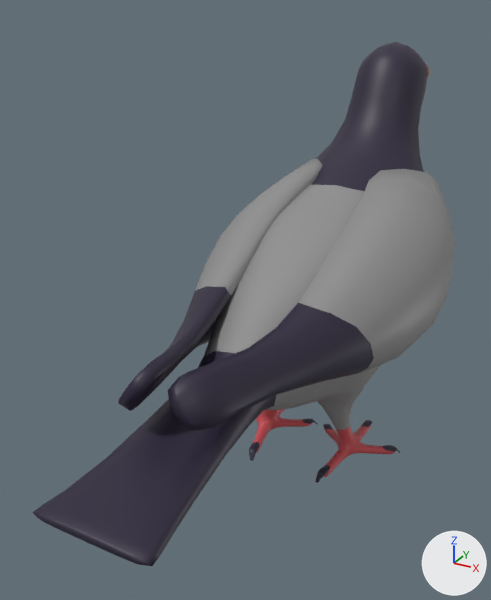
An edit to the glTF model events/bird_on_rock/glb/bird.glb, drawn before and after from the same camera.
Before and after are seen from a 50 mm camera at (0.231, -0.583, 0.451) aimed at (-0.038, -0.095, 0.207). Arrows for +X, +Y and +Z are at lower right; the lights stay in place. The first picture is the older version. Vertices at exactly the same position are counted once.

Objects in the first picture: 'BirdBody', 'BirdWings'.
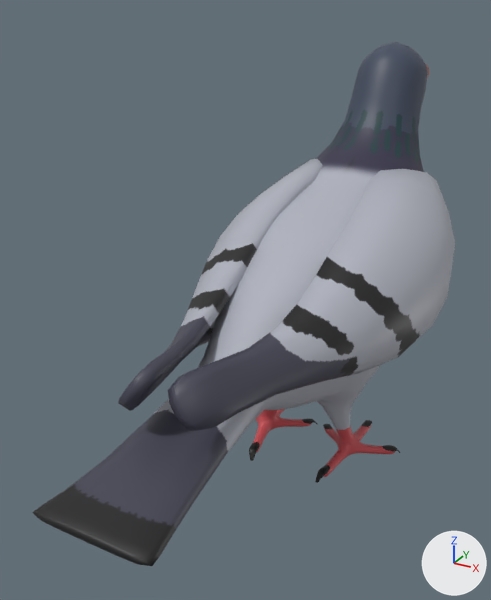
The newer file is also turned or shifted as a whole; pictures and numbers use the older file's frame.

Where the change shows, as pixel boxes (x1, y1, x2, y2) in the pictures (491 x 600 px; the box of a moved part takes in the faces that stretch with it):
'BirdBody', surface changed (lighter)
    both: (33, 42, 429, 566)
'BirdWings', surface changed
    both: (118, 159, 455, 430)
part 1 of me_mesh, reshaped
    both: (316, 140, 424, 172)
part 2 of me_mesh, recoloured
    both: (33, 42, 428, 566)
part 3 of me_cube_002, moved or reshaped
    both: (168, 373, 199, 430)
part 4 of me_cube_002, surface changed
    both: (118, 159, 455, 430)
part 5 of me_cube_002, recoloured (lighter)
    both: (118, 286, 374, 430)

The change, as a diff of the scene's bpy script:
```diff
--- a/events/bird_on_rock/glb/bird.glb.py
+++ b/events/bird_on_rock/glb/bird.glb.py
@@ img_borb_texture @@
+img_borb_texture = load_image('borb_texture', '_unpacked/borb_texture', 512, 512, 'sRGB')
@@ mat_pigeon_body @@
 mat_pigeon_body = principled_material('pigeon_body')
-mat_pigeon_body.base_color = (0.277, 0.277, 0.277)  # grey #909090
+mat_pigeon_body.texture = img_borb_texture
@@ me_mesh @@
 # used by ob_birdbody; location = (0.0, 0.0, 0.0)
-me_mesh.from_pydata(...)  # 1524 vertices, 3040 faces; spans x -0.093..0.093, y -0.357..0.22, z 0.026..0.412
-me_mesh.materials.append(mat_pigeon_feet)  # red #c94f55
-me_mesh.materials.append(mat_pidgeon_eye)  # brown #ad4b28
+me_mesh.from_pydata(...)  # 1536 vertices, 3064 faces; spans x -0.093..0.093, y -0.357..0.22, z 0.026..0.412
+# me_mesh part 1
+# 24 faces are deleted
+# 12 vertices are added at x -0.057..0.057, y 0.066..0.17, z 0.256..0.313
+# 48 new faces join them
+# me_mesh part 2: 1608 faces spanning x -0.092..0.092, y -0.357..0.22, z 0.026..0.412 switch from mat_pigeon_head (dark purple #2a223a) to mat_pigeon_body (picture img_borb_texture)
@@ me_cube_002 @@
 me_cube_002.from_pydata(...)  # 308 vertices, 608 faces; spans x -0.112..0.112, y -0.286..0.147, z 0.133..0.301
 # used by ob_birdwings; location = (0.0, 0.0, 0.0)
+# me_cube_002 part 3
+# 64 faces are deleted
+# 64 new faces join them
+# me_cube_002 part 4: 544 kept faces spanning x -0.112..0.112, y -0.286..0.147, z 0.133..0.301 get new texture (UV) coordinates
+# me_cube_002 part 5: 220 faces spanning x -0.085..0.085, y -0.286..-0.09, z 0.16..0.236 switch from mat_pigeon_head (dark purple #2a223a) to mat_pigeon_body (picture img_borb_texture)
```
